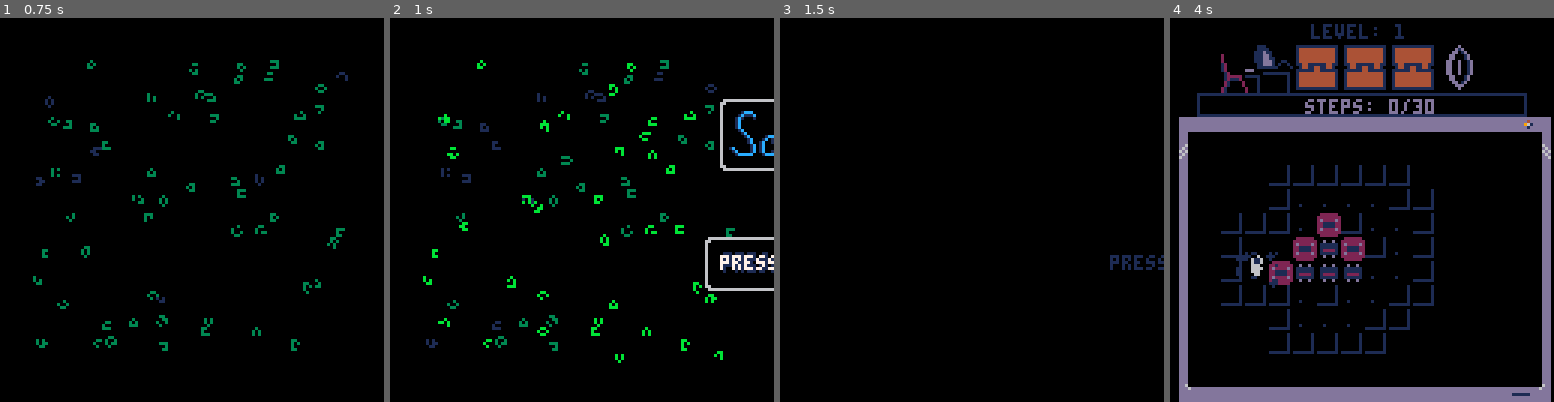
Above: before the commit, frames 1-4 (left to right).
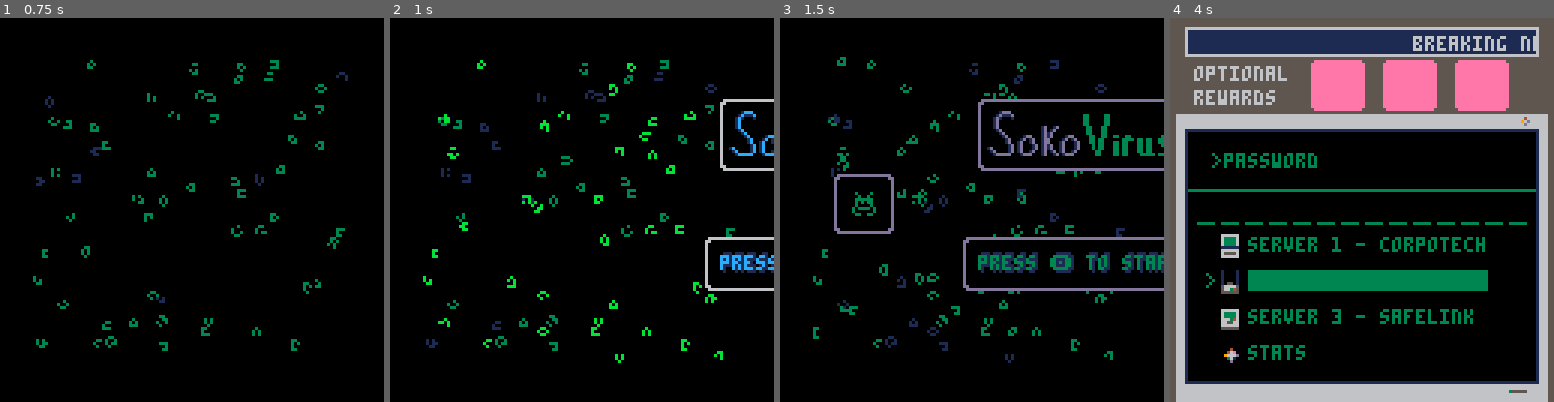
Above: after the commit, the same moments.

Repository: jacobneal65/sokovirus-pico8
Game: PICO-8 cartridge mysoko.p8
Two runs of this game, one before a commit and one after it. Both use one fixed random seed, a clock stepped at 60 frames per second and the inputs below.
Inputs:
- Up to frame 1 (0.75 s): tap X (X key) at 0.33 s; tap O (Z key) at 0.7 s
- Up to frame 2 (1 s): no input
- Up to frame 3 (1.5 s): tap X (X key) at 1.07 s
- Up to frame 4 (4 s): hold Right 1.6-2.1 s; tap O (Z key) every 0.4 s from 1.7 to 3.7 s; tap X (X key) at 1.85, 2.97 s; hold Up 2.15-2.42 s; hold Right 2.47-3.03 s; hold Left 3.08-3.58 s; hold Down 3.63-3.97 s

Frame 1 is identical in both runs. In frame 2, 0.3% of the frame differs, in the area x 85-100%, y 61-66%; in frame 3, 8.1%; in frame 4, 53%, in the area x 0-100%, y 0-100%.

Commit message:
End screen created

Diff:
--- a/mysoko.p8
+++ b/mysoko.p8
@@ -78,7 +78,7 @@
 	acheivement={0,0,0}
 
 	steps={0,0,0,0,0,0,0,0,0,0,0,0}
-	optsteps={30,35,65,95,100,110,60,50,50,115,100,62}--optimal steps
+	optsteps={30,35,65,75,100,115,60,50,50,115,100,62}--optimal steps
 	slbx=nil --SLIDE BOX
 
 	--particles
@@ -177,10 +178,63 @@
 	show_coin=false
 	if wait_time <=0 then
 		show_coin=true
-		init_hub()
+
+		gameover = completedworlds[1]*completedworlds[2]*completedworlds[3]
+		if gameover == 1 then
+			_upd=upd_gameover
+			_drw=drw_gameover
+			music(0,10)
+		else
+			init_hub()
+		end
+
 		fadeout(0.5)
 	end
 	wait_time-=1
+end
+
+function drw_gameover()
+	cam_x=0
+	cam_y=0
+	camera(cam_x,cam_y)
+	cls(5)
+	rectfill2(1*8-2,5*8-2,14*8+4,10*8+3,0)--pc background color
+	map()
+	drawacheivements()
+	rectfill2(2,126,16*8-4,2,6)--lower pc (prevent showing in shake)
+
+	print("thanks for playing!!!",50,40,11)
+	print("total steps: "..totalsteps,34,48,3)
+
+	local lvl = 1
+	local completed = "★"
+	for i = 1,3 do
+		if steps[lvl]>0 then
+			for i = 0,3 do
+				if steps[lvl+i]>optsteps[lvl+i] and steps[lvl+i]>0 then
+					completed = ""
+				end
+			end
+		else
+			completed=""
+		end
+		print("server "..i..": "..completed,8,40+i*9*2,11)
+		local steptext = ""
+		for i=0,3 do
+			steptext = steptext.." "..steps[lvl+i].."/"..optsteps[lvl+i]
+		end
+
+		print(steptext,8,48+i*9*2,3)
+		lvl=lvl+4
+		completed = "★"
+	end
+
+	print("restart cart to play again",34,8*14,5)
+	draw_scanline()
+end
+
+function upd_gameover()
+
 end
 
 function checkacheivement(world,start)
@@ -825,7 +879,7 @@
 	end
 
 	if menucountdown<0 then
-		if btnp(❎) then
+		if btnp(4) then
 			sfx(47)--start game
 			music(-1)--stop music
 			blinkspeed=1
@@ -1528,7 +1582,7 @@
 0000000000000000000000000000000000000000000000000000000000000000000000000000000000000000000000000000000000000000000000000000000000000000000000000000000000000000000000000000000000000000000000000000000000000000000000000000000000000000000000000000000000000000
 1213131313131313131313131313111400121313131313131313131313131311140012131313131313131313131313131114001213131313131313131313131313111400121313131313131313131313131311140012131313131313131313131313131114001213131313131313131313131313111400000000000000000000
 2300000000002020202020000000000400230000002020202020202000000000040023000030303030303000000000000004002300000000000000000000000000000400230000003030303000000000000000040023000000000000000000000000000004002300000000000000000000000000000400000000000000000000
-2200000000002031313120000000002400220000002031313131312020000000240022000030313131313000000000000024002200003030303030000000000000002400220000003031313030303000000000240022303030303000000005303000000024002200000000000000000000000000002400000000000000000000
+2200000000002031313120000000002400220000002031313131312020000000240022000030313131313000000000000024002200003030303030000000000000002400220000003031313030303000000000240022303030303000000030303000000024002200000000000000000000000000002400000000000000000000
 22000000202020310831200000000024002200000020310818081831200000002400220000303130301a303030300000002400220000303131313030000000000000240022000000301b3130311b3000000000240022303131153000003031313000000024002200000000000000000000000000002400000000000000000000
 22000000203131310831200000000024002200000020311808180831200000002400220000303131310a3131313000000024002230303031300a313030303030300024002200000030310b1b0b313000000000240022301505313030303105153030300024002200000000000000000000000000002400000000000000000000
 22000000203131310831200000000024002200000020310818081831200000002400220000303030301a303031300000002400223031313130313131311a1a1a300024002200000030310b310b313000000000240022303131053131310531313131300024002200000000000000000000000000002400000000000000000000
